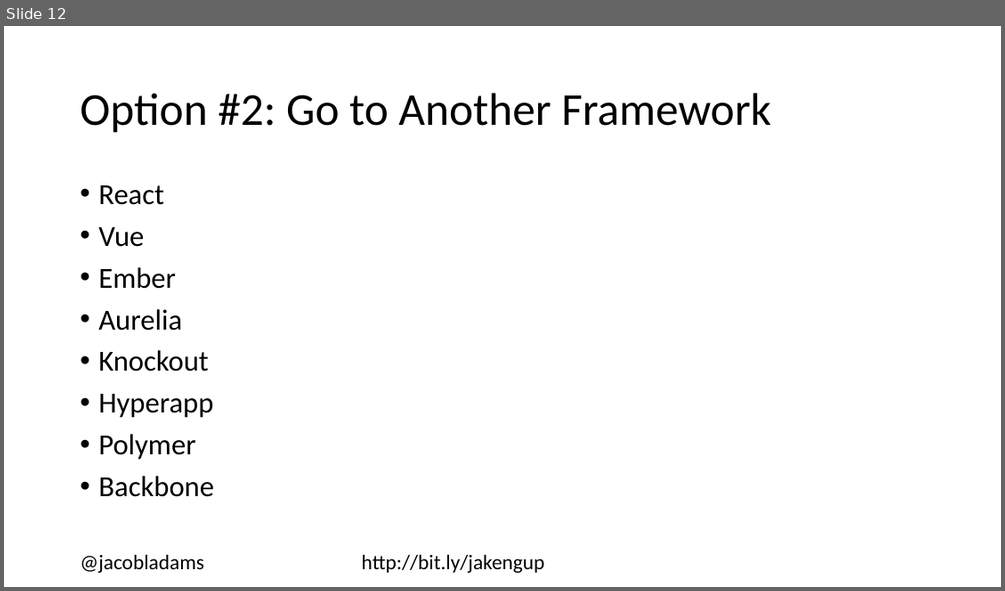
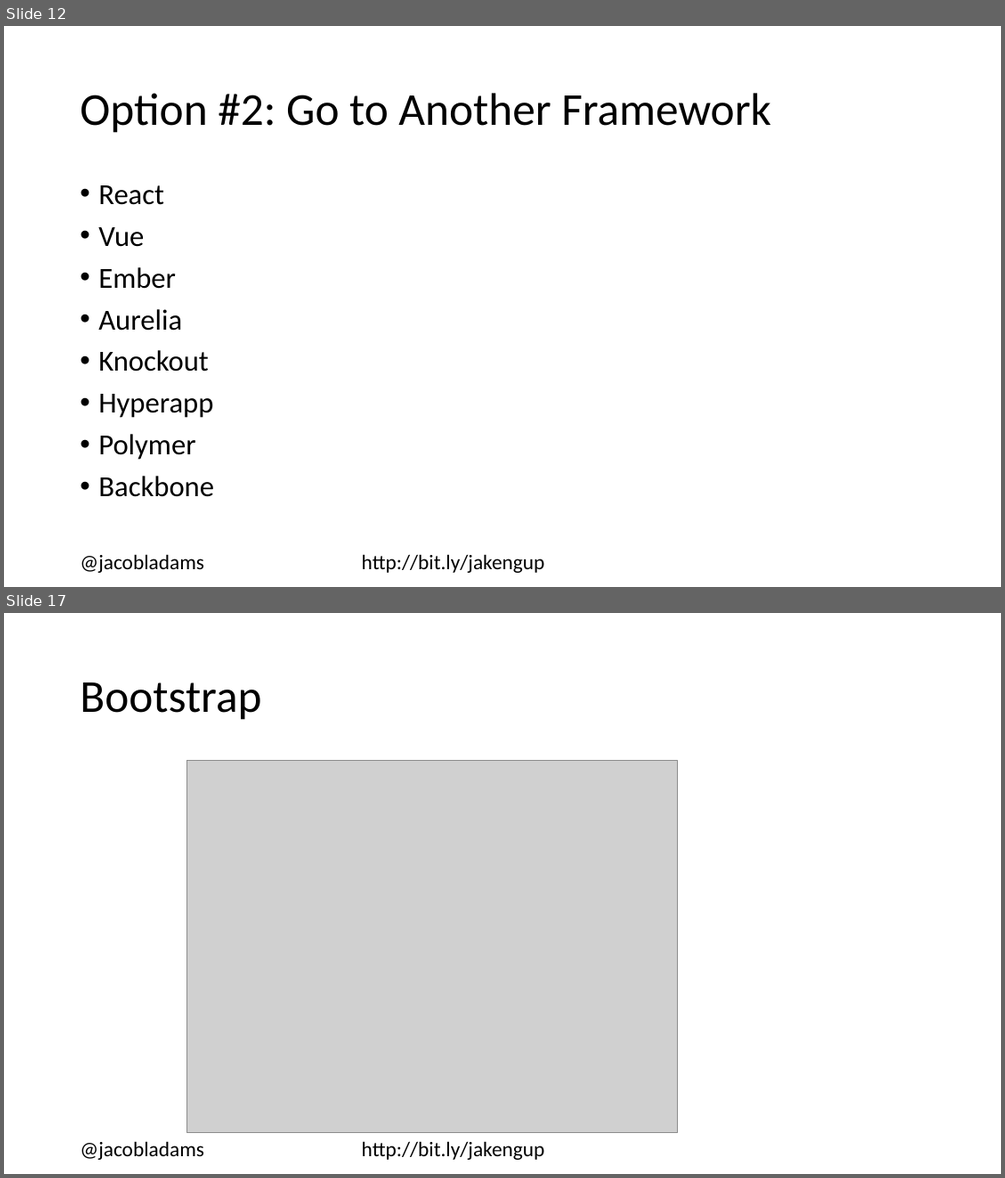
Before and after one commit to jacobladams/upgrading-from-angularjs-1-to-angular-2-plus-presentation, a slide deck: Upgrading from AngularJS 1 to Angular 2+.pptx. Shown one above the other, each under a label of ours: slide 12 before the commit, slides 12 and 17 after it; the slides between them are not shown. The pictures are 1005x591 and 1005x1178 pixels, drawn with LibreOffice and Linux fonts; fonts in the diff are those of the drawing; grey boxes stand for pictures. Boxes give left, top, right and bottom in pixels: in the first picture for what was removed or moved away, otherwise in the second. Text is boxed around its words. In the diff, an @@ line names an element or a change of style, - is before the commit and + after.

```diff
--- a/Upgrading from AngularJS 1 to Angular 2+.pptx
+++ b/Upgrading from AngularJS 1 to Angular 2+.pptx
@@ slide 17 added at [4,613,1001,1174], background #FFFFFF @@
@@ title added at [80,682,261,720], 44 pt, text #000000 @@
+Bootstrap
@@ picture added at [187,761,678,1133] @@
@@ text added at [80,1141,545,1159], 20 pt, text #000000 @@
+@jacobladams http://bit.ly/jakengup
```
Also in this commit, not shown: 7 slides changed, 8 other slides added.
